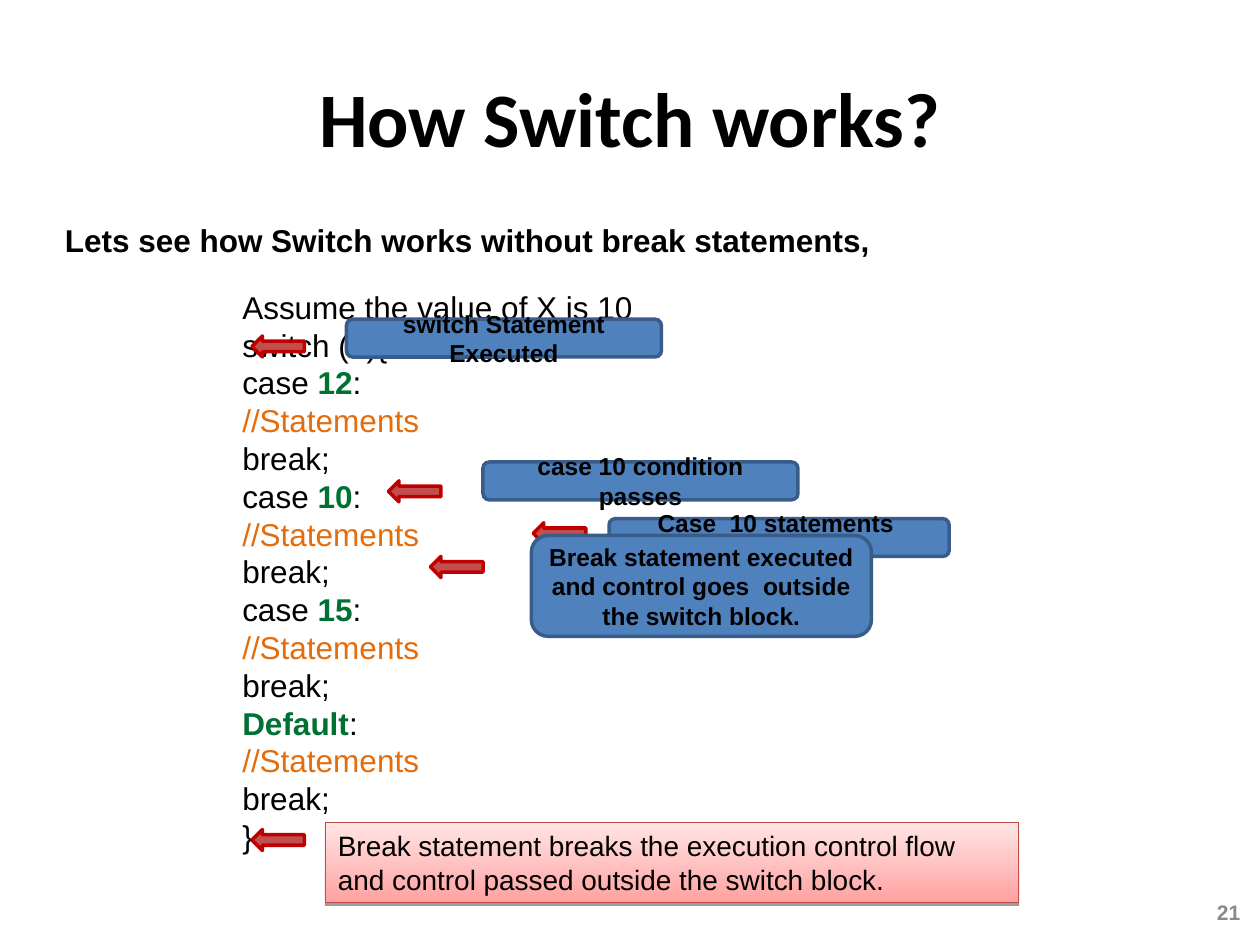
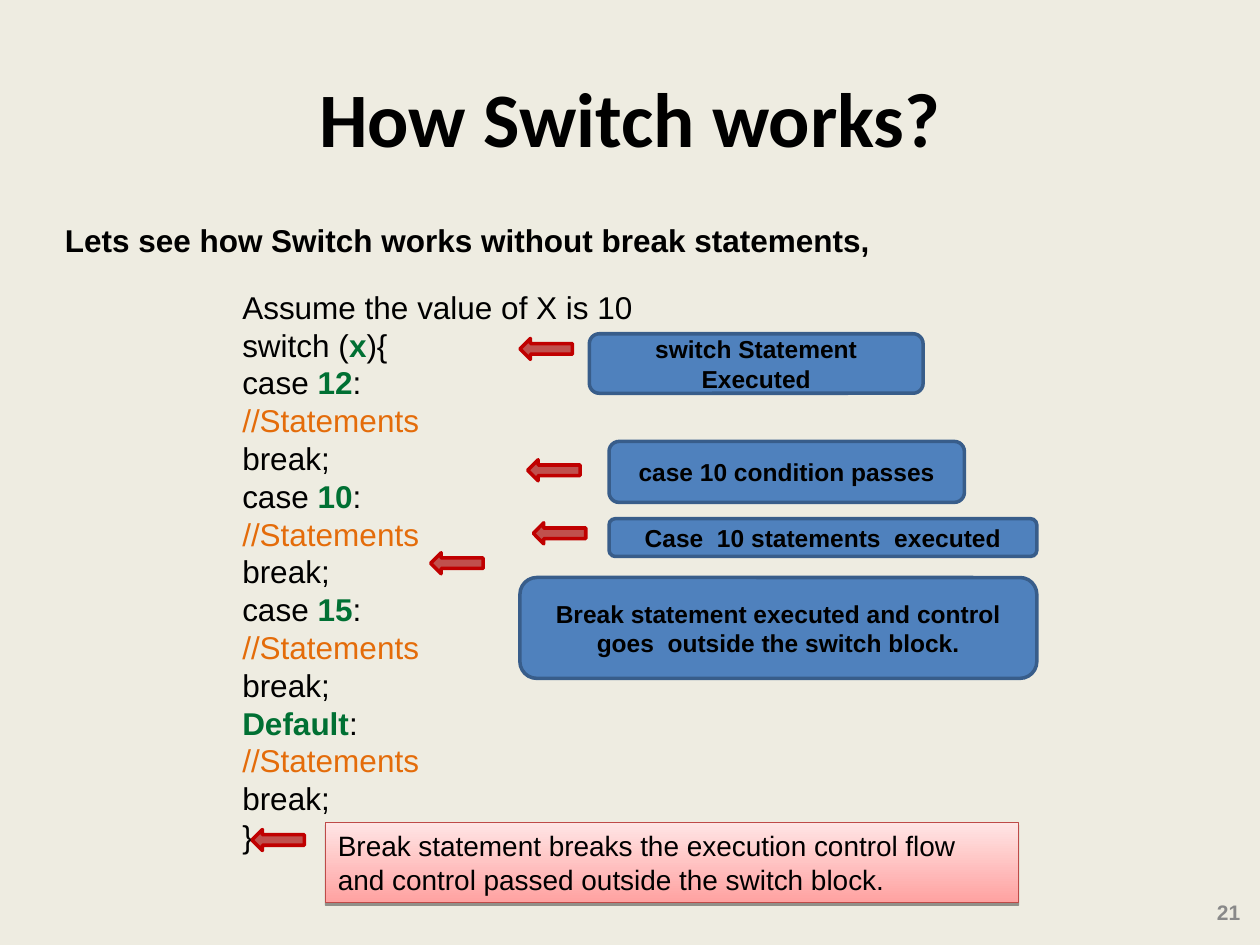
Before and after one commit to ShekharGlobal/Corporate, a slide deck: slide 21 of Core Java/28th October 2024/Java_Statements.ppt. Drawn at 1260x945 pixels with LibreOffice and Linux fonts; fonts in the diff are those of the drawing. Boxes give left, top, right and bottom in pixels: in the first picture for what was removed or moved away, otherwise in the second. Text is boxed around its words. In the diff, an @@ line names an element or a change of style, - is before the commit and + after.

```diff
--- a/Core Java/28th October 2024/Java_Statements.ppt
+++ b/Core Java/28th October 2024/Java_Statements.ppt
@@ background #FFFFFF to #EEECE1 @@
@@ left arrow at [520,339,573,360]: proportions changed @@
@@ left arrow: place and size @@
-left arrow at [252,336,305,358]
+left arrow at [520,339,573,360]
@@ rounded rectangle "switch Statement Executed": place and size @@
-rounded rectangle "switch Statement Executed" at [346,319,662,357]
+rounded rectangle "switch Statement Executed" at [590,334,924,393]
@@ rounded rectangle "case 10 condition passes": place and size @@
-rounded rectangle "case 10 condition passes" at [483,462,798,500]
+rounded rectangle "case 10 condition passes" at [609,441,964,501]
@@ left arrow: place and size @@
-left arrow at [388,481,441,503]
+left arrow at [528,460,581,481]
@@ rounded rectangle "Case 10 statements executed": place and size @@
-rounded rectangle "Case 10 statements executed" at [609,519,949,557]
+rounded rectangle "Case 10 statements executed" at [609,519,1037,557]
@@ left arrow: place and size @@
-left arrow at [431,557,484,578]
+left arrow at [431,553,484,575]
@@ left arrow at [431,553,484,575]: proportions changed @@
@@ rounded rectangle "Break statement executed and control ...": place and size @@
-rounded rectangle "Break statement executed and control ..." at [532,536,872,636]
+rounded rectangle "Break statement executed and control ..." at [520,577,1037,678]
```
Also in this commit, not shown: 46 other slides changed, 3 other files.
